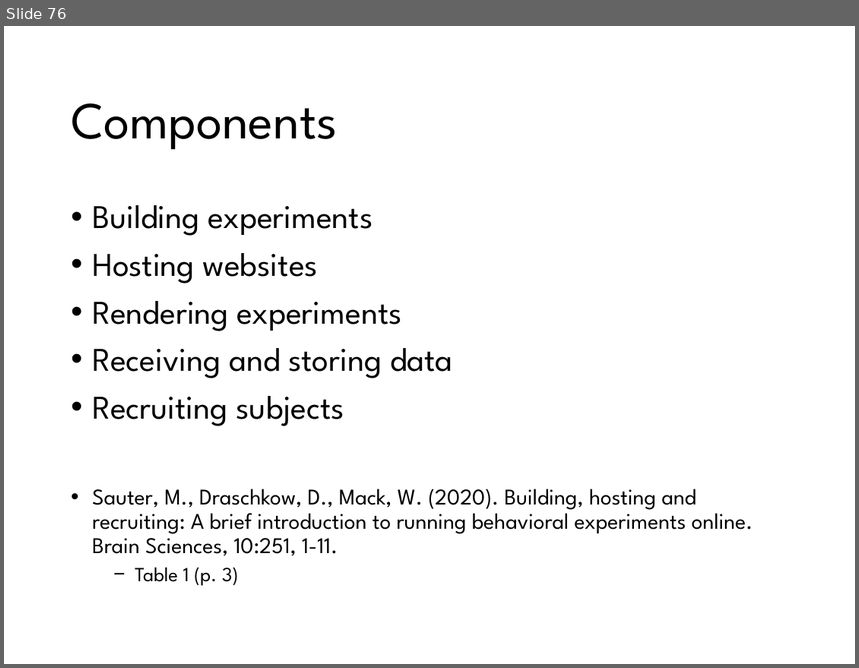
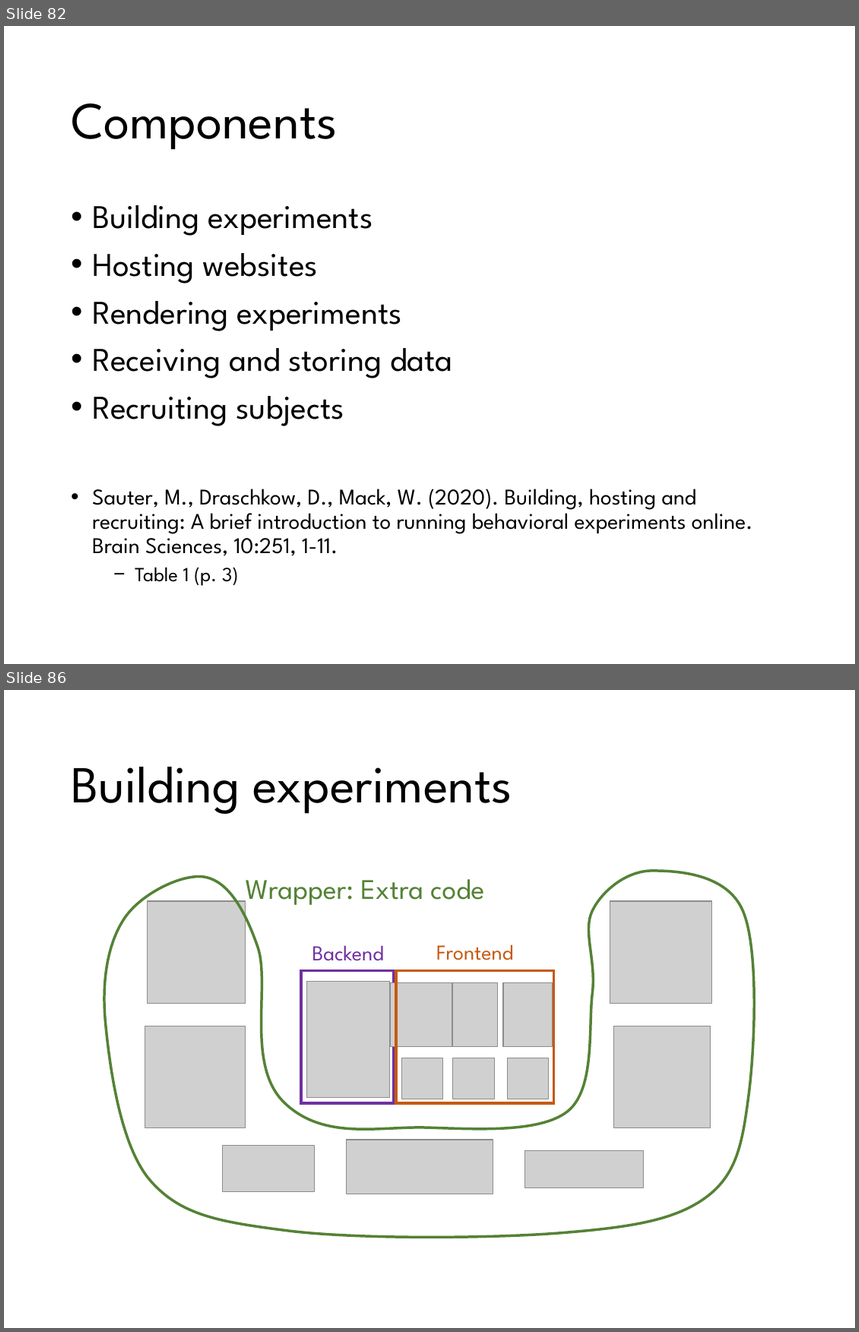
Before and after one commit to Yi-Chia-Chen/my-website, a slide deck: Files/Slides/Web Development_Yi-Chia Chen.pptx. Shown one above the other, each under a label of ours: slide 76 before the commit, slides 82 and 86 after it; the slides between them are not shown. The pictures are 859x668 and 859x1332 pixels, drawn with LibreOffice and Linux fonts; fonts in the diff are those of the drawing; grey boxes stand for pictures. Boxes give left, top, right and bottom in pixels: in the first picture for what was removed or moved away, otherwise in the second. Text is boxed around its words. In the diff, an @@ line names an element or a change of style, - is before the commit and + after.

```diff
--- a/Files/Slides/Web Development_Yi-Chia Chen.pptx
+++ b/Files/Slides/Web Development_Yi-Chia Chen.pptx
@@ slide 86 added at bbox=[4, 690, 855, 1328], background #FFFFFF @@
@@ title added at bbox=[71, 767, 512, 814], 44 pt, text #000000 @@
+Building experiments
@@ freeform shape added at bbox=[104, 870, 755, 1237], outline #548235 2.25 pt @@
@@ text added at bbox=[246, 879, 484, 905], 24 pt, text #548235 @@
+Wrapper: Extra code
@@ picture added at bbox=[147, 901, 245, 1003] @@
@@ picture added at bbox=[610, 901, 712, 1003] @@
@@ text added at bbox=[313, 945, 384, 961], 18 pt, text #7030A0 @@
+Backend
@@ group added at bbox=[390, 945, 554, 1103]: 6 pictures, 1 rectangle, 1 text @@
+Frontend
@@ rectangle added at bbox=[301, 971, 393, 1103], outline #7030A0 2.25 pt @@
@@ picture added at bbox=[307, 981, 389, 1097] @@
@@ picture added at bbox=[145, 1026, 246, 1129] @@
@@ picture added at bbox=[614, 1026, 711, 1129] @@
@@ picture added at bbox=[222, 1145, 314, 1192] @@
@@ picture added at bbox=[346, 1140, 493, 1195] @@
@@ picture added at bbox=[525, 1151, 644, 1188] @@
@@ what was slide 76 is now slide 82 @@
```
Also in this commit, not shown: 24 slides changed, 18 other slides added, 11 slides removed, 3 other files.
